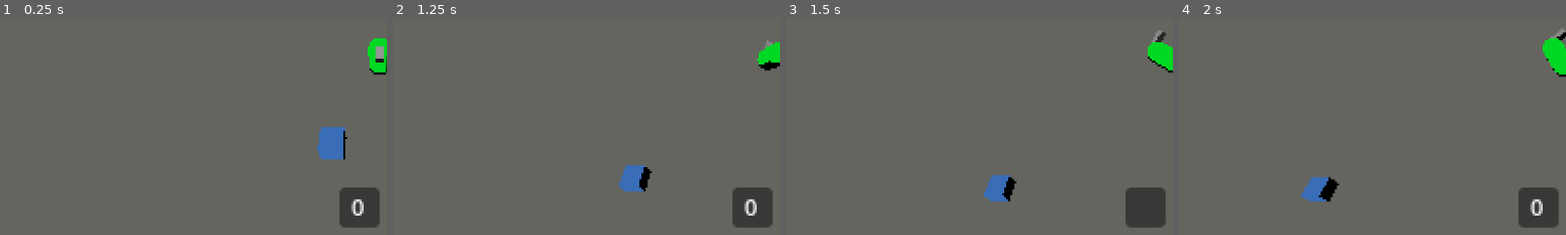
Above: before the commit, frames 1-4 (left to right).
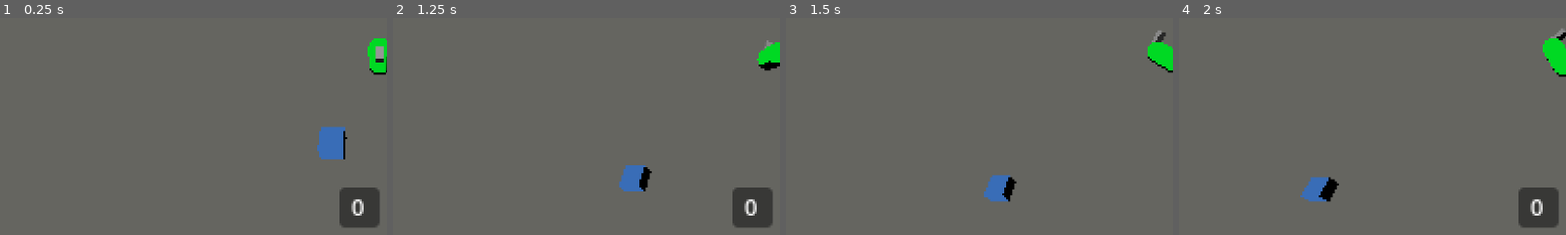
Above: after the commit, the same moments.

Repository: nschwei/PondScum
Game: Godot game, scene res://Scenes/GreyBox.tscn
The game is run twice, just before and just after one commit, with the same random seed, the same clock (stepped at 60 frames per second) and the same inputs.
Inputs (mouse positions are % of the whole screen's width and height, from its top left):
- Up to frame 1 (0.25 s): no input
- Up to frame 2 (1.25 s): move the mouse to (72, 45) at 0.52 s; press the mouse at (72, 45) at 0.53 s; hold D (move_right) from 0.53 s (still down); tap Space (jump) at 0.77 s
- Up to frame 3 (1.5 s): move the mouse to (30, 55) at 1.27 s; release D (move_right) at 1.28 s; release the mouse at (30, 55) at 1.28 s; hold S (move_back) from 1.28 s (still down); click (30, 55) at 1.35 s
- Up to frame 4 (2 s): keep holding S (move_back); tap Space (jump) at 1.52 s
The pictures show only the part of the screen within x 1-51%, y 43-92%; the shares and areas given below are measured in that part.

Frames 1-2 are identical in both runs. In frame 3, 1.9% of the frame differs, in the area x 87-98%, y 78-97%; in frame 4, nothing differs.

Commit message:
Added score win limit and hide trick score on ground

Diff:
--- a/Scenes/CanvasLayer.gd
+++ b/Scenes/CanvasLayer.gd
@@ -1,5 +1,9 @@
 extends CanvasLayer
 
+
+@onready var total_score = $TotalScorePanel/MarginContainer/VBoxContainer/TotalScore
+@onready var current_score = $CurrentScorePanel/MarginContainer/CurrentScore
+@onready var current_score_panel = $CurrentScorePanel
 
 # Called when the node enters the scene tree for the first time.
 func _ready():
@@ -13,16 +17,23 @@
 
 func _on_player_score_points(points, bonus_string):
 	# Add to the total score with the new trick score
-	var new_score = int($TotalScorePanel/MarginContainer/VBoxContainer/TotalScore.text)
+	var new_score = int(total_score.text)
 	new_score += points
-	$TotalScorePanel/MarginContainer/VBoxContainer/TotalScore.text = str(new_score)
+	total_score.text = str(new_score)
+
 	# Add text for the landing upright multiplayer if it landed
-	$CurrentScorePanel/MarginContainer/CurrentScore.text += bonus_string
+	current_score.text += bonus_string
+
 	# Wait and then clear trick
 	await get_tree().create_timer(1.0).timeout
-	$CurrentScorePanel/MarginContainer/CurrentScore.text = ""
+	current_score.text = ""
+	current_score_panel.visible = false
+
+	# Update score for tracking win
+	get_owner().score = new_score
 
 
 func _on_player_trick_score(points):
 	# Show the current score for the ongoing trick
-	$CurrentScorePanel/MarginContainer/CurrentScore.text = str(points)
+	current_score_panel.visible = true
+	current_score.text = str(points)
--- a/Scripts/Game_Manager.gd
+++ b/Scripts/Game_Manager.gd
@@ -1,13 +1,18 @@
 extends Node
 
 var score = 0
+
+@export var win_score = 100
+
 # Called when the node enters the scene tree for the first time.
 func _ready():
 	pass # Replace with function body.
 
 # Called every frame. 'delta' is the elapsed time since the previous frame.
 func _process(delta):
-	pass
+	#score = int($PixelView/SubViewport/CanvasLayer/TotalScorePanel/MarginContainer/VBoxContainer/TotalScore.text)
+	if score >= win_score:
+		print("BIIG WINNER")
 
 func score_points(points):
 	print('scored points')
